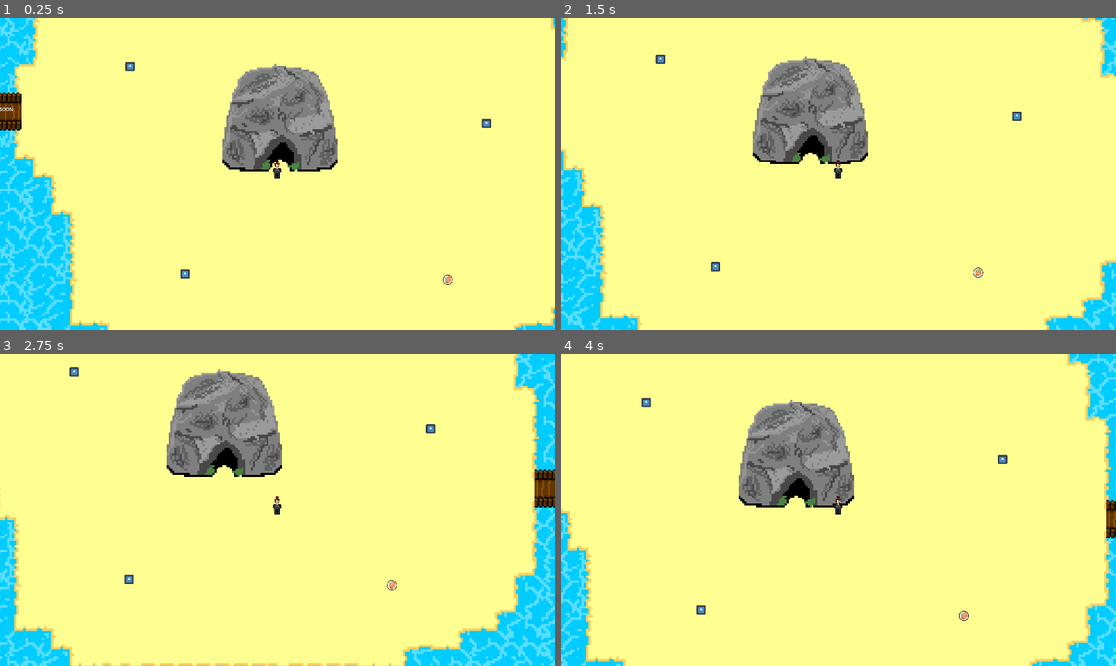
Above: before the commit, frames 1-4 (two rows, left to right).
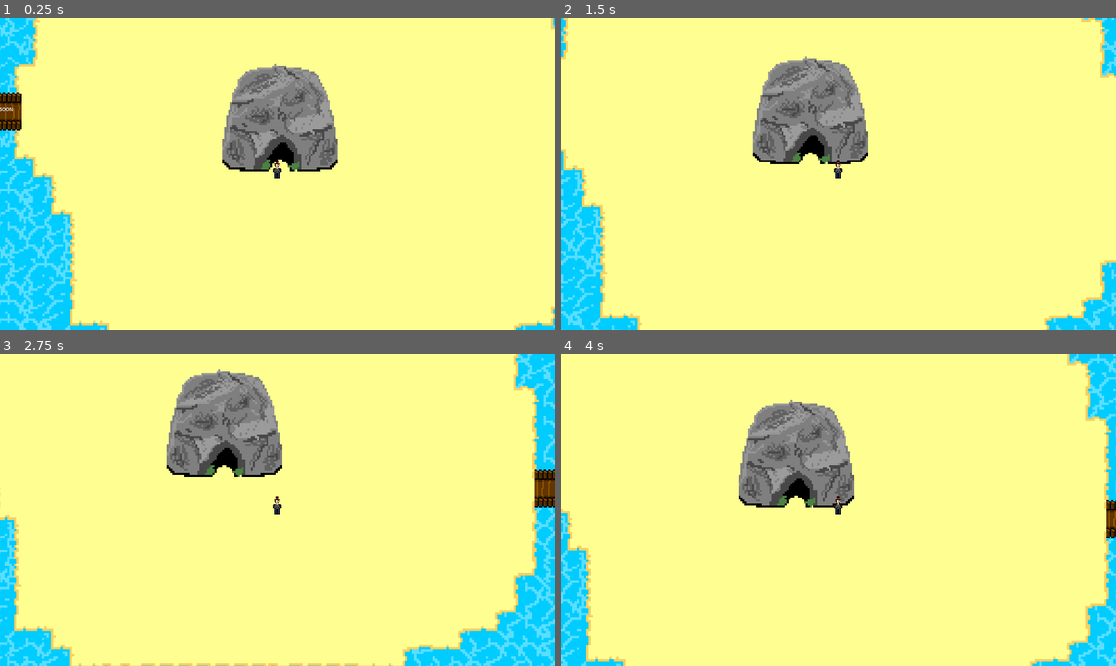
Above: after the commit, the same moments.

Repository: SIN-Studios/Greed
Game: Godot game, scene res://Levels/main_level.tscn
Two runs of this game, one before a commit and one after it. Both use one fixed random seed, a clock stepped at 60 frames per second and the inputs below. The engine's default icon, where the game draws it, is replaced by a stand-in: a white triangle on a blue panel in a dark square.
Inputs (mouse positions are in pixels of both pictures, inside the frame that each line leads up to):
- Up to frame 1 (0.25 s): no input
- Up to frame 2 (1.5 s): tap Enter at 0.5 s; move the mouse to (960, 158) at 0.52 s; hold D (move_right) 0.53-1.28 s; hold E (interact) 0.53-1.28 s; move the mouse to (727, 189) at 1.27 s; hold S (move_backward) from 1.28 s (still down); click (727, 189) at 1.35 s
- Up to frame 3 (2.75 s): move the mouse to (333, 441) at 2.02 s; release S (move_backward) at 2.03 s; hold D (move_right) from 2.03 s (still down); hold E (interact) from 2.03 s (still down)
- Up to frame 4 (4 s): move the mouse to (810, 572) at 2.77 s; release D (move_right) at 2.78 s; release E (interact) at 2.78 s; hold W (move_forward) 2.78-3.53 s; click (810, 572) at 2.85 s; move the mouse to (1005, 556) at 3.52 s; hold A (move_left) from 3.53 s (still down); hold E (interact) from 3.53 s (still down)

The runs differ from the first frame. In frame 1, 0.2% of the frame differs, in the area x 22-89%, y 14-86%; in frame 2, 0.2%; in frame 3, 0.2%, in the area x 12-79%, y 4-76%; in frame 4, 0.2%.

Commit message:
deleted enemies

Diff:
--- a/Project/Enemies/Sushi/sushi.gd
+++ /dev/null
@@ -1,63 +0,0 @@
-extends CharacterBody2D
-
-enum states {idleing, attacking, hurting, charging, rolling}
-var state: states = states.idleing
-var previous_state: states
-var player: CharacterBody2D
-
-const speed: int = 1000
-var speed_multuplier: int = 1
-const base_damage: int = 10
-var health: int = 100
-const slipperiness_factor: int = 10 #Higher is more slippery
-
-var enemy_hurt_damage
-
-var item: PackedScene = preload("res://Enemies/Templates/item.tscn")
-
-func _ready() -> void:
-	player = get_tree().get_first_node_in_group("player")
-	SignalManager.enemy_take_damage.connect(take_damage)
-
-func _process(_delta: float) -> void:
-	if state == states.idleing:
-		enemy_function.idleing(self)
-	elif state == states.attacking:
-		enemy_function.attacking(self)
-		state = previous_state
-	elif state == states.hurting:
-		enemy_function.hurting(self, enemy_hurt_damage, player)
-		state = previous_state
-	elif state == states.charging:
-		enemy_function.charging(self, player)
-		state = states.idleing
-	#elif state == states.rolling(self, player):
-	#	enemy_function.rolling
-
-func change_state(new_state: states):
-	previous_state = state
-	state = new_state
-
-func _physics_process(_delta: float) -> void:
-	move_and_slide()
-
-#attack player
-func _on_area_2d_body_entered(body: Node2D) -> void:
-	if body == player:
-		change_state(states.attacking)
-
-#take damage
-func take_damage(damage, body) -> void:
-	if body == self:
-		enemy_hurt_damage = damage
-		change_state(states.hurting)
-
-#chase player
-func _on_detection_range_body_entered(body: Node2D) -> void:
-	if body == player:
-		change_state(states.charging)
-
-#idle when player not around
-func _on_focus_range_body_exited(body: Node2D) -> void:
-	if body == player:
-		change_state(states.idleing)
--- a/Project/Enemies/Sushi/sushi.tscn
+++ /dev/null
@@ -1,58 +0,0 @@
-[gd_scene format=3 uid="uid://bem65w0qrjtqe"]
-
-[ext_resource type="Script" uid="uid://b51ssstbgljpw" path="res://Enemies/Sushi/sushi.gd" id="1_2aqdi"]
-[ext_resource type="Texture2D" uid="uid://chb7ca56g7rsu" path="res://Enemies/Sushi/Sushi.png" id="2_2k8lj"]
-[ext_resource type="PackedScene" uid="uid://cbixv6peqqoem" path="res://Enemies/Technical/despawn_timer.tscn" id="3_2aqdi"]
-
-[sub_resource type="RectangleShape2D" id="RectangleShape2D_3mt26"]
-
-[sub_resource type="CircleShape2D" id="CircleShape2D_mb5yn"]
-
-[sub_resource type="CircleShape2D" id="CircleShape2D_so16t"]
-
-[sub_resource type="RectangleShape2D" id="RectangleShape2D_05f0q"]
-
-[node name="sushi" type="CharacterBody2D" unique_id=1785780369 groups=["enemy"]]
-collision_layer = 8
-collision_mask = 13
-motion_mode = 1
-slide_on_ceiling = false
-safe_margin = 1.0
-script = ExtResource("1_2aqdi")
-
-[node name="Sprite2D" type="Sprite2D" parent="." unique_id=1656603093]
-texture = ExtResource("2_2k8lj")
-
-[node name="Area2D" type="Area2D" parent="." unique_id=329374249]
-collision_layer = 8
-collision_mask = 4
-
-[node name="CollisionShape2D" type="CollisionShape2D" parent="Area2D" unique_id=397723945]
-scale = Vector2(1.5, 1.5)
-shape = SubResource("RectangleShape2D_3mt26")
-
-[node name="detection_range" type="Area2D" parent="." unique_id=76861058]
-collision_layer = 8
-collision_mask = 4
-
-[node name="CollisionShape2D" type="CollisionShape2D" parent="detection_range" unique_id=485786644]
-scale = Vector2(15, 15)
-shape = SubResource("CircleShape2D_mb5yn")
-
-[node name="focus_range" type="Area2D" parent="." unique_id=523126110]
-collision_layer = 8
-collision_mask = 4
-
-[node name="CollisionShape2D" type="CollisionShape2D" parent="focus_range" unique_id=1334775914]
-scale = Vector2(5, 5)
-shape = SubResource("CircleShape2D_so16t")
-
-[node name="CollisionShape2D" type="CollisionShape2D" parent="." unique_id=1871596448]
-scale = Vector2(1.25, 1.25)
-shape = SubResource("RectangleShape2D_05f0q")
-
-[node name="despawn_timer" parent="." unique_id=601905504 instance=ExtResource("3_2aqdi")]
-
-[connection signal="body_entered" from="Area2D" to="." method="_on_area_2d_body_entered"]
-[connection signal="body_entered" from="detection_range" to="." method="_on_detection_range_body_entered"]
-[connection signal="body_exited" from="focus_range" to="." method="_on_focus_range_body_exited"]
--- a/Project/Enemies/Technical/despawn_timer.gd
+++ /dev/null
@@ -1,11 +0,0 @@
-extends Node2D
-
-
-func _on_timer_timeout() -> void:
-	get_parent().queue_free()
-
-func _on_visible_on_screen_notifier_2d_screen_exited() -> void:
-	$Timer.start()
-
-func _on_visible_on_screen_notifier_2d_screen_entered() -> void:
-	$Timer.stop()
--- a/Project/Enemies/Technical/despawn_timer.tscn
+++ /dev/null
@@ -1,16 +0,0 @@
-[gd_scene format=3 uid="uid://cbixv6peqqoem"]
-
-[ext_resource type="Script" uid="uid://b362ahbf2huv0" path="res://Scripts/Attached/Enemies/despawn_timer.gd" id="1_fd261"]
-
-[node name="despawn_timer" type="Node2D" unique_id=601905504]
-script = ExtResource("1_fd261")
-
-[node name="Timer" type="Timer" parent="." unique_id=107323906]
-wait_time = 300.0
-one_shot = true
-
-[node name="VisibleOnScreenNotifier2D" type="VisibleOnScreenNotifier2D" parent="." unique_id=397591748]
-
-[connection signal="timeout" from="Timer" to="." method="_on_timer_timeout"]
-[connection signal="screen_entered" from="VisibleOnScreenNotifier2D" to="." method="_on_visible_on_screen_notifier_2d_screen_entered"]
-[connection signal="screen_exited" from="VisibleOnScreenNotifier2D" to="." method="_on_visible_on_screen_notifier_2d_screen_exited"]
--- a/Project/Enemies/Technical/enemy_function.gd
+++ /dev/null
@@ -1,66 +0,0 @@
-extends Node
-class_name enemy_function
-
-
-static func idleing(enemy):
-	enemy.velocity.x = move_toward(enemy.velocity.x, 0, enemy.slipperiness_factor)
-	enemy.velocity.y = move_toward(enemy.velocity.y, 0, enemy.slipperiness_factor)
-
-static func following(enemy, player):
-	var direction = enemy.global_position.direction_to(player.global_position)
-	enemy.velocity = direction * enemy.speed * enemy.speed_multuplier
-	if enemy.speed_multuplier != 1:
-		if enemy.speed_multuplier <= 1:
-			enemy.speed_multuplier += 1
-		elif enemy.speed_multuplier >= 1:
-			enemy.speed_multuplier -= 1
-		else:
-			enemy.speed_multuplier = 1
-	else:
-		enemy.set_collision_mask_value(4, true)
-
-static func attacking(enemy):
-	var new_damage = enemy.base_damage * randf_range(0.8, 1.2)
-	SignalManager.player_take_damage.emit(new_damage)
-
-static func skittering(enemy, player):
-	var direction = enemy.global_position.direction_to(player.global_position)
-	enemy.velocity = direction * enemy.speed
-
-static func hurting(enemy, damage, player):
-	enemy.velocity = Vector2.ZERO
-	print("enemy ", enemy.health)
-	enemy.health -= damage
-	if enemy.health <= 0:
-		summon_item(enemy)
-		enemy.queue_free()
-	#knockback enemy
-	enemy.speed_multuplier = -10
-	enemy.set_collision_mask_value(4, false)
-	for i in range(-10,0):
-		var direction = enemy.global_position.direction_to(player.global_position)
-		enemy.velocity = direction * (enemy.speed / 5) * i
-	enemy.set_collision_mask_value(4, true)
-
-static func charging(enemy, player):
-	for i in 180:
-		if is_instance_valid(enemy):
-			await enemy.get_tree().create_timer(0.01).timeout
-			if is_instance_valid(enemy):
-				enemy.rotation += 1
-	if is_instance_valid(enemy):
-		enemy.rotation = 0
-		var direction = enemy.global_position.direction_to(player.global_position)
-		rolling(enemy, player, direction)
-
-static func rolling(enemy, player, direction):
-	enemy.velocity = direction * enemy.speed
-
-static func waiting():
-	pass
-
-static func summon_item(enemy) -> void:
-	var new_item = enemy.item.instantiate()
-	new_item.global_position = enemy.global_position
-	new_item.name = "item_1"
-	enemy.call_deferred("add_sibling", new_item, true)
--- a/Project/Enemies/Technical/enemy_spawner.gd
+++ /dev/null
@@ -1,13 +0,0 @@
-extends Node2D
-
-var enemy: PackedScene = preload("res://Scenes/Spawnable/Enemies/enemy.tscn")
-var current_enemy: String = "dumpling"
-
-func _on_timer_timeout() -> void:
-	spawn_enemy(Vector2(randf_range(-100,100),randf_range(-100,100)))
-
-func spawn_enemy(coordinates: Vector2) -> void:
-	var new_enemy = enemy.instantiate()
-	new_enemy.global_position = coordinates
-	new_enemy.name = "enemy_1"
-	call_deferred("add_child", new_enemy, true)
--- a/Project/Enemies/Technical/enemy_spawner.tscn
+++ /dev/null
@@ -1,12 +0,0 @@
-[gd_scene format=3 uid="uid://chsr0uagyvvty"]
-
-[ext_resource type="Script" uid="uid://bbh418gsrooib" path="res://Scripts/Attached/enemy_spawner.gd" id="1_cjqn1"]
-
-[node name="enemy_spawner" type="Node2D" unique_id=1522186512]
-script = ExtResource("1_cjqn1")
-
-[node name="Timer" type="Timer" parent="." unique_id=1952201968]
-wait_time = 10.0
-autostart = true
-
-[connection signal="timeout" from="Timer" to="." method="_on_timer_timeout"]
--- a/Project/Enemies/Templates/enemy.gd
+++ /dev/null
@@ -1,64 +0,0 @@
-extends CharacterBody2D
-
-const speed: int = 100
-var speed_multuplier: int = 1
-const slipperiness_factor: int = 10 #Higher is more slippery
-const enemy_damage: int = 10
-var player: CharacterBody2D
-var health: int = 100
-var following_player: bool = false
-
-var item: PackedScene = preload("res://Enemies/Templates/item.tscn")
-
-func _ready() -> void:
-	player = get_tree().get_first_node_in_group("player")
-	SignalManager.enemy_take_damage.connect(take_damage)
-
-func _physics_process(_delta: float) -> void:
-	move_and_slide()
-	if not following_player:
-		velocity = Vector2.ZERO
-		return
-
-	var direction = global_position.direction_to(player.global_position)
-	velocity = direction * speed * speed_multuplier
-	if speed_multuplier != 1:
-		speed_multuplier += 1
-	else:
-		set_collision_mask_value(4, true)
-
-
-func _on_area_2d_body_entered(body: Node2D) -> void:
-	if body == player:
-		#give player damage
-		var new_damage = enemy_damage * randf_range(0.8, 1.2)
-		SignalManager.player_take_damage.emit(new_damage)
-
-
-func take_damage(damage, body) -> void:
-	if body == self:
-		print("enemy ", health)
-		health -= damage
-		if health <= 0:
-			enemy_die()
-		#knockback enemy
-		speed_multuplier = -10
-		set_collision_mask_value(4, false)
-
-func enemy_die() -> void:
-	summon_item()
-	queue_free()
-
-func summon_item() -> void:
-	var new_item = item.instantiate()
-	new_item.global_position = global_position
-	new_item.name = "item_1"
-	call_deferred("add_sibling", new_item, true)
-
-func _on_detection_range_body_entered(body: Node2D) -> void:
-	if body == player:
-		following_player = true
-
-func _on_focus_range_body_exited(body: Node2D) -> void:
-	if body == player:
-		following_player = false
--- a/Project/Enemies/Templates/enemy.tscn
+++ /dev/null
@@ -1,59 +0,0 @@
-[gd_scene format=3 uid="uid://irwmajsceyiu"]
-
-[ext_resource type="Script" uid="uid://cdbep7d4o5ds5" path="res://Enemies/Templates/enemy.gd" id="1_eqn1u"]
-[ext_resource type="Texture2D" uid="uid://bxvua0gasaqjd" path="res://icon.svg" id="2_i3vir"]
-[ext_resource type="PackedScene" uid="uid://cbixv6peqqoem" path="res://Enemies/Technical/despawn_timer.tscn" id="3_8lqwh"]
-
-[sub_resource type="RectangleShape2D" id="RectangleShape2D_3mt26"]
-
-[sub_resource type="CircleShape2D" id="CircleShape2D_mb5yn"]
-
-[sub_resource type="CircleShape2D" id="CircleShape2D_so16t"]
-
-[sub_resource type="RectangleShape2D" id="RectangleShape2D_05f0q"]
-
-[node name="enemy" type="CharacterBody2D" unique_id=1785780369 groups=["enemy"]]
-collision_layer = 8
-collision_mask = 13
-motion_mode = 1
-slide_on_ceiling = false
-safe_margin = 1.0
-script = ExtResource("1_eqn1u")
-
-[node name="Sprite2D" type="Sprite2D" parent="." unique_id=1656603093]
-scale = Vector2(0.25, 0.25)
-texture = ExtResource("2_i3vir")
-
-[node name="Area2D" type="Area2D" parent="." unique_id=329374249]
-collision_layer = 8
-collision_mask = 4
-
-[node name="CollisionShape2D" type="CollisionShape2D" parent="Area2D" unique_id=397723945]
-scale = Vector2(1.5, 1.5)
-shape = SubResource("RectangleShape2D_3mt26")
-
-[node name="detection_range" type="Area2D" parent="." unique_id=76861058]
-collision_layer = 8
-collision_mask = 4
-
-[node name="CollisionShape2D" type="CollisionShape2D" parent="detection_range" unique_id=485786644]
-scale = Vector2(15, 15)
-shape = SubResource("CircleShape2D_mb5yn")
-
-[node name="focus_range" type="Area2D" parent="." unique_id=523126110]
-collision_layer = 8
-collision_mask = 4
-
-[node name="CollisionShape2D" type="CollisionShape2D" parent="focus_range" unique_id=1334775914]
-scale = Vector2(40, 40)
-shape = SubResource("CircleShape2D_so16t")
-
-[node name="CollisionShape2D" type="CollisionShape2D" parent="." unique_id=1871596448]
-scale = Vector2(1.25, 1.25)
-shape = SubResource("RectangleShape2D_05f0q")
-
-[node name="despawn_timer" parent="." unique_id=601905504 instance=ExtResource("3_8lqwh")]
-
-[connection signal="body_entered" from="Area2D" to="." method="_on_area_2d_body_entered"]
-[connection signal="body_entered" from="detection_range" to="." method="_on_detection_range_body_entered"]
-[connection signal="body_exited" from="focus_range" to="." method="_on_focus_range_body_exited"]
--- a/Project/Enemies/Templates/enemy_template.gd
+++ /dev/null
@@ -1,61 +0,0 @@
-extends CharacterBody2D
-
-enum states {idleing, following, attacking, hurting, charging}
-var state: states = states.idleing
-var previous_state: states
-var player: CharacterBody2D
-
-const speed: int = 100
-var speed_multuplier: int = 1
-const base_damage: int = 10
-var health: int = 100
-
-var enemy_hurt_damage
-
-var item: PackedScene = preload("res://Scenes/Spawnable/item.tscn")
-
-func _ready() -> void:
-	player = get_tree().get_first_node_in_group("player")
-	SignalManager.enemy_take_damage.connect(take_damage)
-
-func _process(_delta: float) -> void:
-	if state == states.idleing:
-		enemy_function.idleing(self)
-	elif state == states.following:
-		enemy_function.following(self, player)
-	elif state == states.attacking:
-		enemy_function.attacking(self)
-		state = previous_state
-	elif state == states.hurting:
-		enemy_function.hurting(self, enemy_hurt_damage)
-		state = previous_state
-	elif state == states.charging:
-		enemy_function.charging(self)
-
-func change_state(new_state: states):
-	previous_state = state
-	state = new_state
-
-func _physics_process(_delta: float) -> void:
-	move_and_slide()
-
-#attack player
-func _on_area_2d_body_entered(body: Node2D) -> void:
-	if body == player:
-		change_state(states.attacking)
-
-#take damage
-func take_damage(damage, body) -> void:
-	if body == self:
-		enemy_hurt_damage = damage
-		change_state(states.hurting)
-
-#chase player
-func _on_detection_range_body_entered(body: Node2D) -> void:
-	if body == player:
-		change_state(states.following)
-
-#idle when player not around
-func _on_focus_range_body_exited(body: Node2D) -> void:
-	if body == player:
-		change_state(states.idleing)
--- a/Project/Enemies/Templates/item.tscn
+++ /dev/null
@@ -1,43 +0,0 @@
-[gd_scene format=3 uid="uid://cdg0mgghwb7fy"]
-
-[ext_resource type="Texture2D" uid="uid://bxvua0gasaqjd" path="res://Assets/Sprites/icon.svg" id="1_5etqo"]
-[ext_resource type="Script" uid="uid://cuk8g8o5tm540" path="res://Scripts/Attached/item.gd" id="1_rira6"]
-[ext_resource type="PackedScene" uid="uid://cbixv6peqqoem" path="res://Scenes/Technical/despawn_timer.tscn" id="3_005tj"]
-
-[sub_resource type="CircleShape2D" id="CircleShape2D_rira6"]
-
-[node name="item" type="Node2D" unique_id=1286413482 groups=["items"]]
-script = ExtResource("1_rira6")
-
-[node name="Sprite2D" type="Sprite2D" parent="." unique_id=464780554]
-rotation = -1.5707964
-scale = Vector2(0.1, 0.1)
-texture = ExtResource("1_5etqo")
-
-[node name="Label" type="Label" parent="." unique_id=937403065]
-anchors_preset = 2
-anchor_top = 1.0
-anchor_bottom = 1.0
-offset_top = -23.0
-offset_right = 130.0
-grow_vertical = 0
-text = "Hold E to pick up"
-
-[node name="ColorRect" type="ColorRect" parent="Label" unique_id=174479522]
-layout_mode = 1
-anchors_preset = 15
-anchor_right = 1.0
-anchor_bottom = 1.0
-grow_horizontal = 2
-grow_vertical = 2
-scale = Vector2(1e-05, 1)
-color = Color(0, 0, 0, 0.43529412)
-
-[node name="Area2D" type="Area2D" parent="." unique_id=1650933974 groups=["items"]]
-collision_layer = 16
-collision_mask = 0
-
-[node name="CollisionShape2D" type="CollisionShape2D" parent="Area2D" unique_id=1258650344]
-shape = SubResource("CircleShape2D_rira6")
-
-[node name="despawn_timer" parent="." unique_id=601905504 instance=ExtResource("3_005tj")]
--- a/Project/Levels/main_level.tscn
+++ b/Project/Levels/main_level.tscn
@@ -5,8 +5,6 @@
 [ext_resource type="Texture2D" uid="uid://sb16alad3duj" path="res://isaac designs/Tilemaps/water-basic-tilemap2 (1).png" id="1_tgb3g"]
 [ext_resource type="PackedScene" uid="uid://w581ic2xt0wj" path="res://isaac designs/isaac assets/base.tscn" id="2_13urm"]
 [ext_resource type="Texture2D" uid="uid://bb2juch33q6dx" path="res://isaac designs/Tilemaps/forest.png" id="2_k6a8t"]
-[ext_resource type="PackedScene" uid="uid://bem65w0qrjtqe" path="res://Enemies/Sushi/sushi.tscn" id="6_wcg7u"]
-[ext_resource type="PackedScene" uid="uid://irwmajsceyiu" path="res://Enemies/Templates/enemy.tscn" id="7_2clls"]
 
 [sub_resource type="TileSetAtlasSource" id="TileSetAtlasSource_k6a8t"]
 texture = ExtResource("2_k6a8t")
@@ -1368,24 +1366,6 @@
 [node name="player" parent="." unique_id=1334899193 instance=ExtResource("1_s08vq")]
 position = Vector2(422, 926)
 
-[node name="sushi" parent="." unique_id=1785780369 instance=ExtResource("6_wcg7u")]
-position = Vector2(1012, 1289)
-
-[node name="sushi2" parent="." unique_id=1741017060 instance=ExtResource("6_wcg7u")]
-position = Vector2(101, 126)
-
-[node name="enemy" parent="." unique_id=574224000 instance=ExtResource("7_2clls")]
-position = Vector2(696, 271)
-
-[node name="enemy4" parent="." unique_id=781312903 instance=ExtResource("7_2clls")]
-position = Vector2(-88, 554)
-
-[node name="enemy2" parent="." unique_id=42630116 instance=ExtResource("7_2clls")]
-position = Vector2(1145, 751)
-
-[node name="enemy3" parent="." unique_id=418773192 instance=ExtResource("7_2clls")]
-position = Vector2(102, 1272)
-
 [node name="StaticBody2D" type="StaticBody2D" parent="." unique_id=1314933406]
 
 [node name="CollisionShape2D" type="CollisionShape2D" parent="StaticBody2D" unique_id=1645678679]
Not shown, removed: Project/Enemies/Sushi/sushi.gd.uid
Not shown, removed: Project/Enemies/Technical/despawn_timer.gd.uid
Not shown, removed: Project/Enemies/Technical/enemy_function.gd.uid
Not shown, removed: Project/Enemies/Technical/enemy_spawner.gd.uid
Not shown, removed: Project/Enemies/Templates/enemy.gd.uid
Not shown, removed: Project/Enemies/Templates/enemy_template.gd.uid
Renamed: Project/Enemies/Sushi/Sushi.png -> Project/Seth designs/Sushi.png
Not shown, changed: Project/Seth designs/Sushi.png.import
Binary file added: Project/isaac designs/merge1.png
Not shown, changed: Project/isaac designs/merge1.png.import
